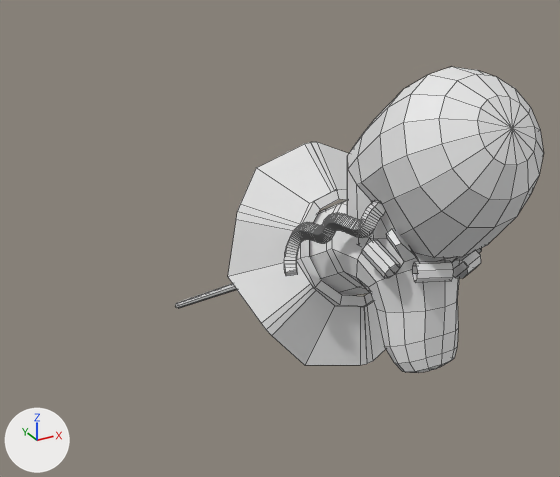
One commit to the FBX model Assets/Arts/Character/Animations/VaqueraTroteNormalLadyHorse.fbx: the scene before it, then after it.
One viewpoint serves both versions: a camera (50 mm lens) standing at (-2.19, -4.36, 3.56) and looking at (0.01, -0.36, 1.56). The axes (+X, +Y, +Z) are drawn at lower left. The lights are the same throughout. Mesh edges are drawn as thin lines. Where no turn or scale is listed for an object, it has been applied to the vertices.

Names of what the first picture shows: 'LadyHorse'.
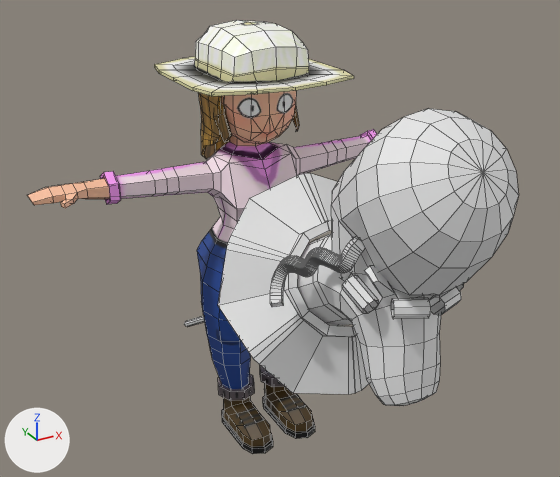
What differs and where, as boxes (x1, y1, x2, y2) in the pictures (560 x 477 px):
'LadyHorse', moved, turned: before (175, 67, 544, 373); after (184, 108, 519, 406)
'Cylinder', added: after (27, 20, 377, 454)

Diff of the bpy script that builds the scene:
```diff
--- a/Assets/Arts/Character/Animations/VaqueraTroteNormalLadyHorse.fbx.py
+++ b/Assets/Arts/Character/Animations/VaqueraTroteNormalLadyHorse.fbx.py
@@ img_cowgirl_png @@
+img_cowgirl_png = load_image('Cowgirl.png', '../Cowgirl/Cowgirl.png', 1024, 1024, 'sRGB')
@@ mat_cowgirl @@
+mat_cowgirl = principled_material('Cowgirl')
+mat_cowgirl.texture = img_cowgirl_png
@@ me_cylinder_002 @@
+me_cylinder_002.from_pydata(...)  # 1186 vertices, 1136 faces; spans x -1.44..1.44, y -0.56..0.61, z 0.01..2.86
+me_cylinder_002.materials.append(mat_cowgirl)  # picture img_cowgirl_png
@@ ob_ladyhorse @@
 ob_ladyhorse = bpy.data.objects.new('LadyHorse', me_cylinder_014)
-ob_ladyhorse.location = (-0.004, -0.022, 1.151)
-ob_ladyhorse.rotation_euler = (2.592, 0.0364, 0.028)  # degrees (149, 2.1, 1.6)
+ob_ladyhorse.location = (0.001, -0.007, 0.954)
+ob_ladyhorse.rotation_euler = (2.582, 0.0336, -0.0239)  # degrees (148, 1.9, -1.4)
 ob_ladyhorse.scale = (0.01, 0.01, 0.01)
@@ ob_cylinder @@
+ob_cylinder = bpy.data.objects.new('Cylinder', me_cylinder_002)
+ob_cylinder.location = (0.0, 0.0, 0.0)
```
